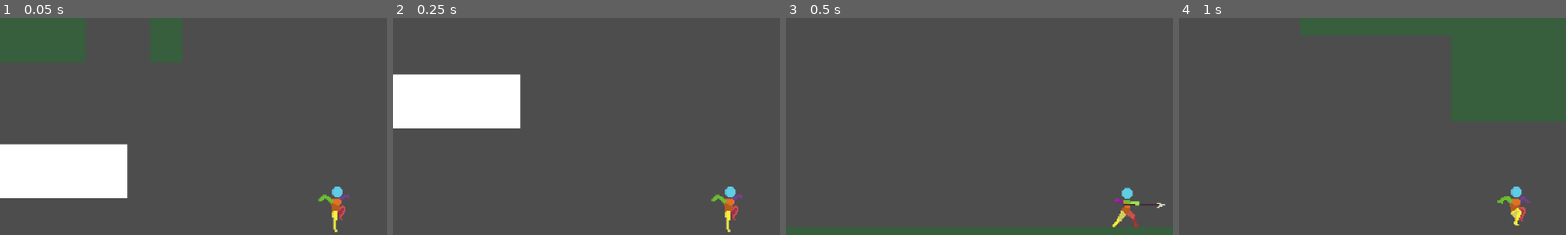
Above: before the commit, frames 1-4 (left to right).
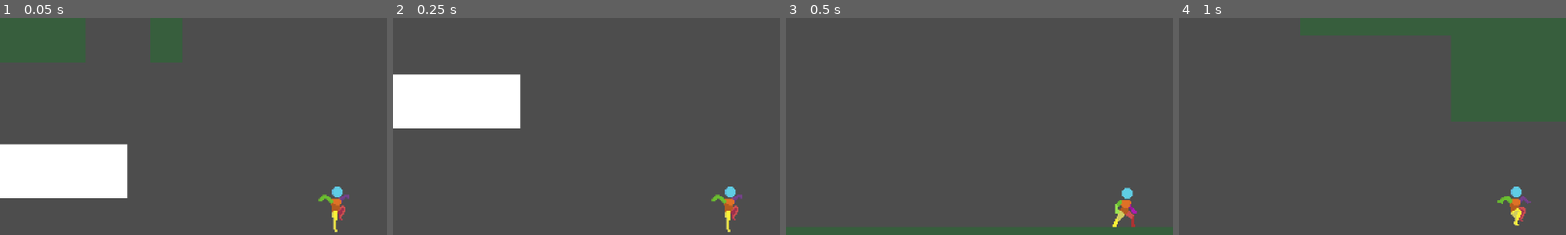
Above: after the commit, the same moments.

Repository: oliver6312/platforming
Game: Godot game, scene res://Scenes/PrototypeLevel.tscn
Same seed, same stepped clock (60 frames per second), same inputs: the game is played once before the commit and once after it.
Inputs (mouse positions are % of the whole screen's width and height, from its top left):
- Up to frame 1 (0.05 s): no input
- Up to frame 2 (0.25 s): no input
- Up to frame 3 (0.5 s): no input
- Up to frame 4 (1 s): move the mouse to (72, 45) at 0.52 s; hold Right (ui_right) from 0.53 s (still down); tap Space (dash) at 0.6 s; tap Up (jump) at 0.77 s
The pictures show only the part of the screen within x 6-56%, y 7-57%; the shares and areas given below are measured in that part.

Frames 1-2 are identical in both runs. In frame 3, 0.5% of the frame differs, in the area x 84-98%, y 83-97%; in frame 4, nothing differs.

Commit message:
update 1.1.0.1

Diff:
--- a/Scripts/player_character.gd
+++ b/Scripts/player_character.gd
@@ -169,7 +169,6 @@
 		velocity = dash_direction * dash_speed
 		print("dash")
 
-
 func apply_corner_correction() -> void:
 	if velocity.y >= 0:
 		return
@@ -206,4 +205,4 @@
 		animated_sprite_2d.play("jump_down")
 
 	if input_axis == 0 and is_on_floor() == true:
-		animated_sprite_2d.play("attack_sideways_ground_spear")
+		animated_sprite_2d.play("idle")
--- a/project.godot
+++ b/project.godot
@@ -17,16 +17,20 @@
 
 [input]
 
-move_right={
-"deadzone": 0.2,
-"events": [Object(InputEventKey,"resource_local_to_scene":false,"resource_name":"","device":-1,"window_id":0,"alt_pressed":false,"shift_pressed":false,"ctrl_pressed":false,"meta_pressed":false,"pressed":false,"keycode":0,"physical_keycode":4194321,"key_label":0,"unicode":0,"location":0,"echo":false,"script":null)
-, Object(InputEventKey,"resource_local_to_scene":false,"resource_name":"","device":-1,"window_id":0,"alt_pressed":false,"shift_pressed":false,"ctrl_pressed":false,"meta_pressed":false,"pressed":false,"keycode":0,"physical_keycode":68,"key_label":0,"unicode":100,"location":0,"echo":false,"script":null)
+ui_left={
+"deadzone": 0.5,
+"events": [Object(InputEventKey,"resource_local_to_scene":false,"resource_name":"","device":0,"window_id":0,"alt_pressed":false,"shift_pressed":false,"ctrl_pressed":false,"meta_pressed":false,"pressed":false,"keycode":4194319,"physical_keycode":0,"key_label":0,"unicode":0,"location":0,"echo":false,"script":null)
+, Object(InputEventJoypadButton,"resource_local_to_scene":false,"resource_name":"","device":-1,"button_index":13,"pressure":0.0,"pressed":false,"script":null)
+, Object(InputEventJoypadMotion,"resource_local_to_scene":false,"resource_name":"","device":-1,"axis":0,"axis_value":-1.0,"script":null)
+, Object(InputEventKey,"resource_local_to_scene":false,"resource_name":"","device":-1,"window_id":0,"alt_pressed":false,"shift_pressed":false,"ctrl_pressed":false,"meta_pressed":false,"pressed":false,"keycode":0,"physical_keycode":65,"key_label":0,"unicode":97,"location":0,"echo":false,"script":null)
 ]
 }
-move_left={
-"deadzone": 0.2,
-"events": [Object(InputEventKey,"resource_local_to_scene":false,"resource_name":"","device":-1,"window_id":0,"alt_pressed":false,"shift_pressed":false,"ctrl_pressed":false,"meta_pressed":false,"pressed":false,"keycode":0,"physical_keycode":4194319,"key_label":0,"unicode":0,"location":0,"echo":false,"script":null)
-, Object(InputEventKey,"resource_local_to_scene":false,"resource_name":"","device":-1,"window_id":0,"alt_pressed":false,"shift_pressed":false,"ctrl_pressed":false,"meta_pressed":false,"pressed":false,"keycode":0,"physical_keycode":65,"key_label":0,"unicode":97,"location":0,"echo":false,"script":null)
+ui_right={
+"deadzone": 0.5,
+"events": [Object(InputEventKey,"resource_local_to_scene":false,"resource_name":"","device":0,"window_id":0,"alt_pressed":false,"shift_pressed":false,"ctrl_pressed":false,"meta_pressed":false,"pressed":false,"keycode":4194321,"physical_keycode":0,"key_label":0,"unicode":0,"location":0,"echo":false,"script":null)
+, Object(InputEventJoypadButton,"resource_local_to_scene":false,"resource_name":"","device":-1,"button_index":14,"pressure":0.0,"pressed":false,"script":null)
+, Object(InputEventJoypadMotion,"resource_local_to_scene":false,"resource_name":"","device":-1,"axis":0,"axis_value":1.0,"script":null)
+, Object(InputEventKey,"resource_local_to_scene":false,"resource_name":"","device":-1,"window_id":0,"alt_pressed":false,"shift_pressed":false,"ctrl_pressed":false,"meta_pressed":false,"pressed":false,"keycode":0,"physical_keycode":68,"key_label":0,"unicode":100,"location":0,"echo":false,"script":null)
 ]
 }
 jump={
Not shown, changed: HTMLexport/Platforming.html
Not shown, changed: HTMLexport/Platforming.pck
